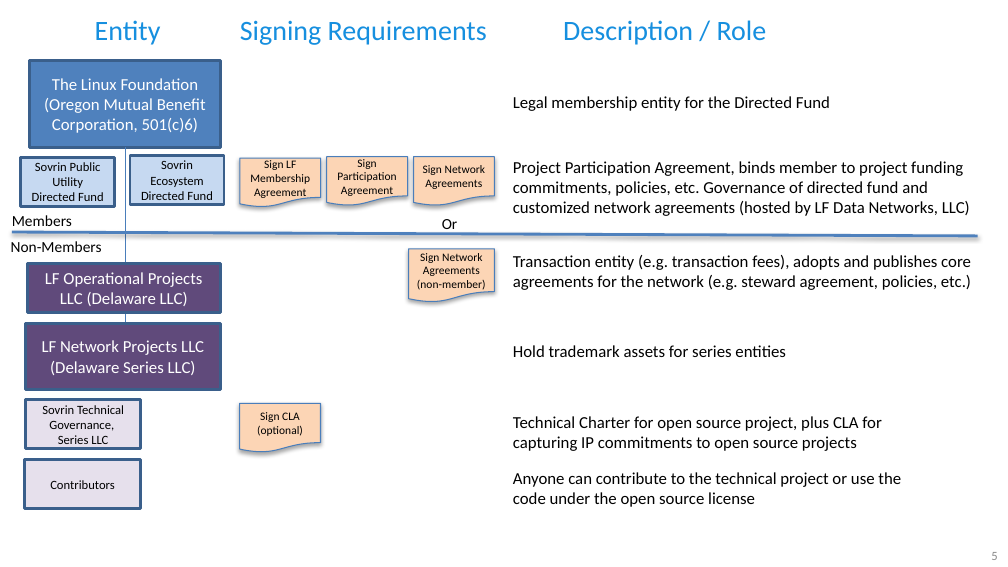
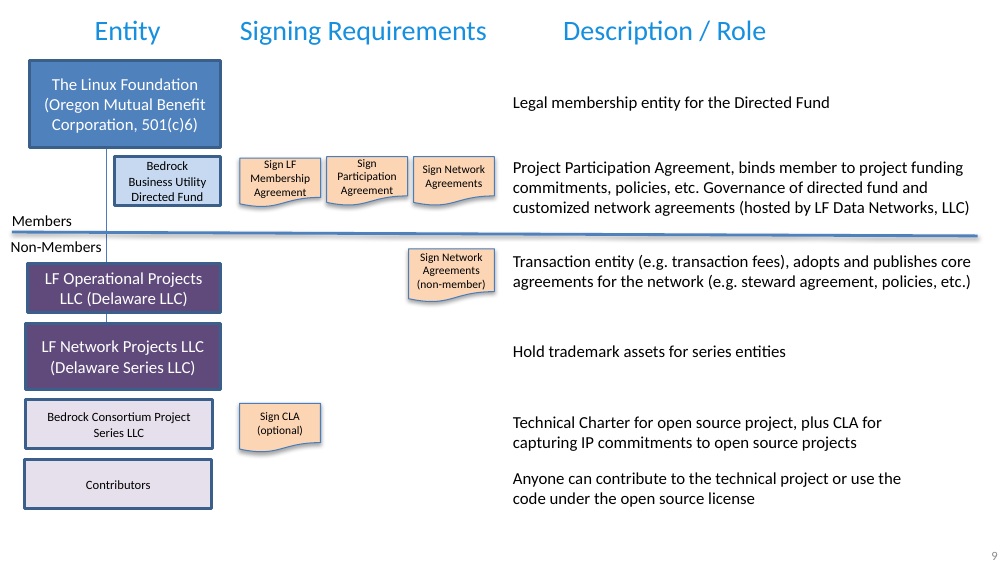
Before and after one commit to scooter99boston/bbu-gf, a slide deck: slide 9 of _images/bbu_diagrams.pptx (slide 5 before the commit). Drawn at 1008x567 pixels with LibreOffice and Linux fonts; fonts in the diff are those of the drawing. Boxes give left, top, right and bottom in pixels: in the first picture for what was removed or moved away, otherwise in the second. Text is boxed around its words. In the diff, an @@ line names an element or a change of style, - is before the commit and + after.

```diff
--- a/_images/bbu_diagrams.pptx
+++ b/_images/bbu_diagrams.pptx
@@ line moved from (125, 147) - (125, 326) to (106, 149) - (106, 327) @@
@@ rectangle "Bedrock Business Utility Directed Fund": place and size @@
-rectangle "Bedrock Business Utility Directed Fund" at [21, 157, 115, 207]
+rectangle "Bedrock Business Utility Directed Fund" at [114, 156, 220, 206]
@@ text in rectangle at [129, 161, 206, 201]: text changed @@
-Sovrin Public Utility Directed Fund
+Bedrock Business Utility Directed Fund
@@ rectangle removed at [130, 155, 224, 205] @@
-Sovrin Ecosystem Directed Fund
@@ text removed at [442, 219, 458, 234] @@
-Or
@@ rectangle "Bedrock Consortium Project Series LLC": place and size @@
-rectangle "Bedrock Consortium Project Series LLC" at [25, 400, 141, 450]
+rectangle "Bedrock Consortium Project Series LLC" at [25, 400, 212, 450]
@@ text in rectangle at [47, 412, 190, 437]: text changed @@
-Sovrin Technical Governance,
-Series LLC
+Bedrock Consortium Project Series LLC
@@ rectangle "Contributors": place and size @@
-rectangle "Contributors" at [25, 460, 141, 509]
+rectangle "Contributors" at [25, 460, 212, 509]
```
Also in this commit, not shown: 4 slides added, 15 other files.
